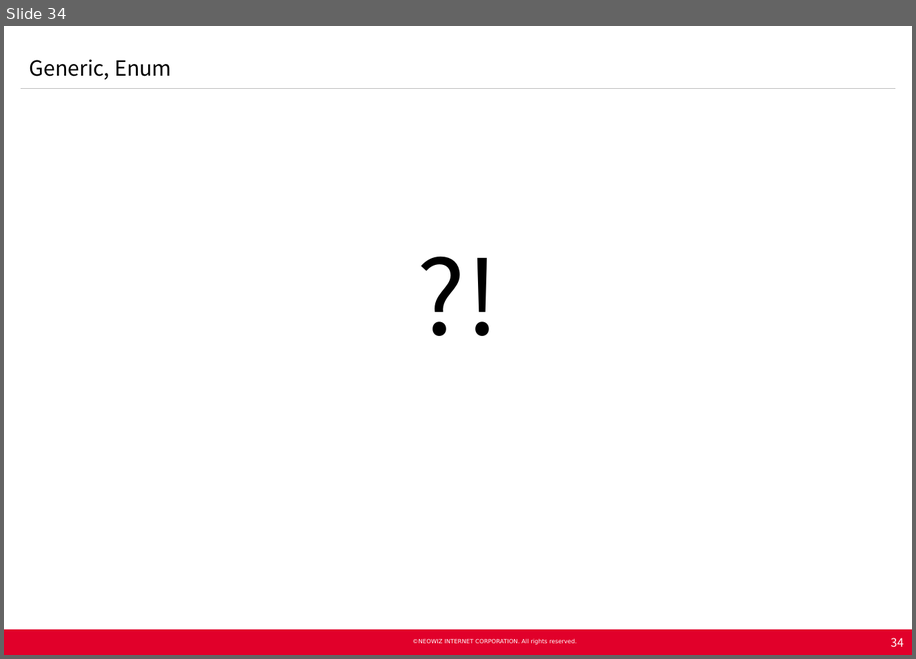
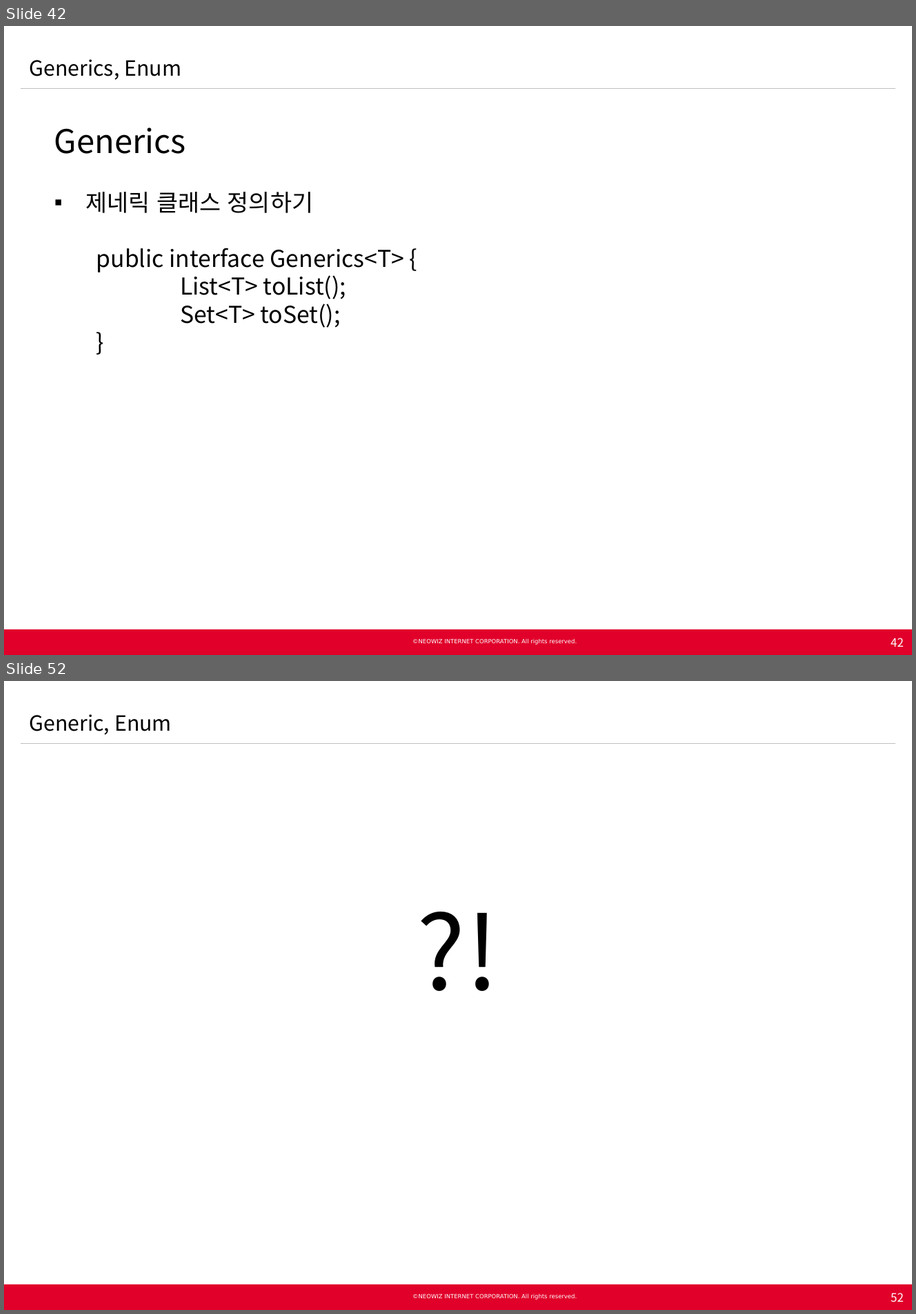
Before and after one commit to Neowizen/JavaStudy, a slide deck: Document/[2015.02.25] Java Study 2차 - Generics Enum.pptx. Shown one above the other, each under a label of ours: slide 34 before the commit, slides 42 and 52 after it; the slides between them are not shown. The pictures are 916x659 and 916x1314 pixels, drawn with LibreOffice and Linux fonts; fonts in the diff are those of the drawing; background and template pictures are left out. Boxes give left, top, right and bottom in pixels: in the first picture for what was removed or moved away, otherwise in the second. Text is boxed around its words. In the diff, an @@ line names an element or a change of style, - is before the commit and + after.

```diff
--- a/Document/[2015.02.25] Java Study 2차 - Generics Enum.pptx
+++ b/Document/[2015.02.25] Java Study 2차 - Generics Enum.pptx
@@ slide 42 added at (4, 26, 912, 655), background #FFFFFF; not listed: 5 template elements that a slide beside it also shows @@
@@ text added at (29, 59, 181, 80), 18 pt, text #000000 @@
+Generics, Enum
@@ text added at (54, 127, 404, 328), 20 pt, text #000000 @@
+  Generics
+  ▪ 제네릭 클래스 정의하기
+    public interface Generics<T> {
+    List<T> toList();
+    Set<T> toSet();
+    }
@@ page number added at (891, 637, 904, 646), 10 pt, text #FFFFFF @@
+42
@@ what was slide 34 is now slide 52 @@
@@ page number at (891, 1292, 904, 1302): text changed @@
-34
+52
```
Also in this commit, not shown: 29 slides changed, 18 other slides added, 1 slide removed.
